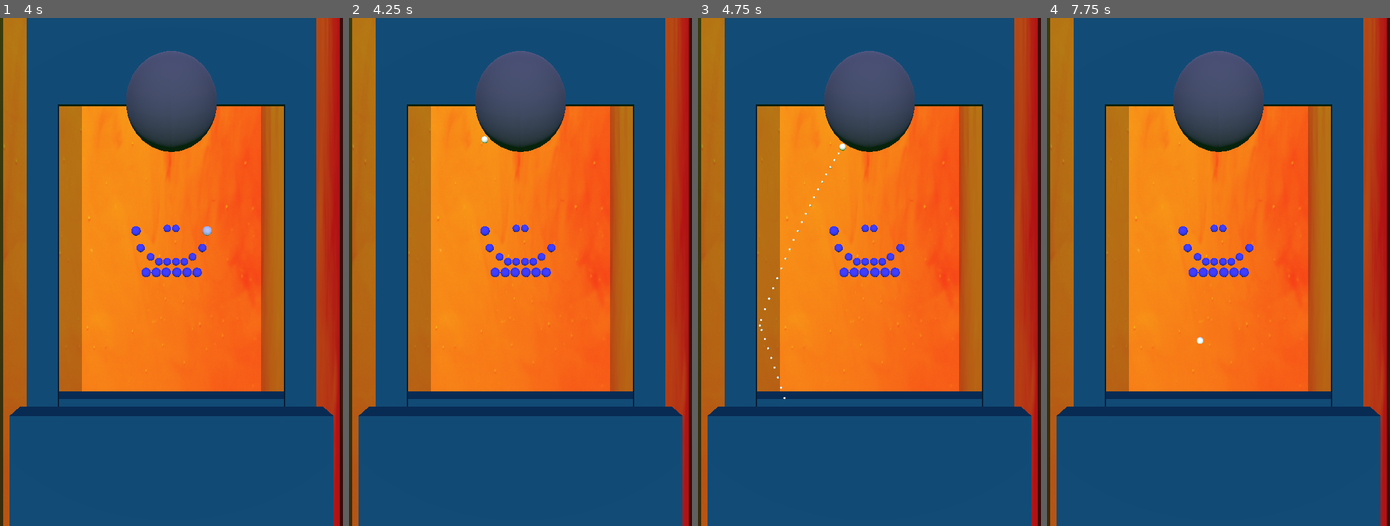
Above: before the commit, frames 1-4 (left to right).
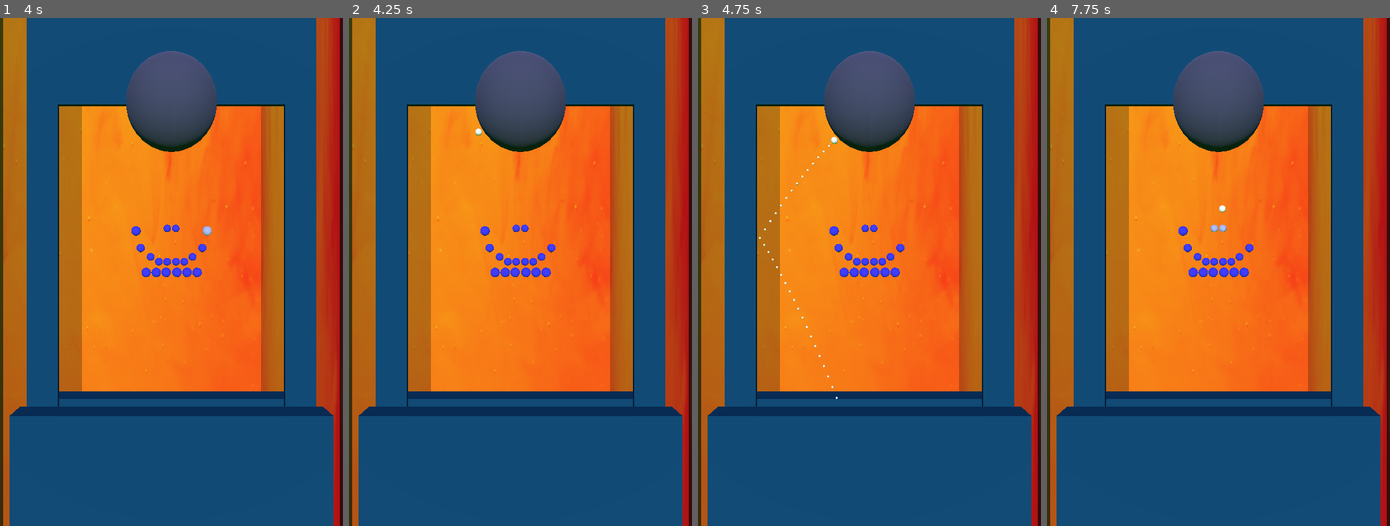
Above: after the commit, the same moments.

Repository: beothorn/librethrow
Game: Godot game, scene res://playStage/PlayStage.tscn
Same seed, same stepped clock (60 frames per second), same inputs: the game is played once before the commit and once after it.
Inputs (mouse positions are in pixels of both pictures, inside the frame that each line leads up to):
- Up to frame 1 (4 s): tap Enter at 0.5, 2 s; move the mouse to (246, 246) at 0.52 s; click (246, 246) at 0.67 s; tap Space at 1.25, 3.5 s; drag from (102, 297) to (154, 373) at 1.27 s; move the mouse to (205, 160) at 2.02 s; click (205, 160) at 2.17 s; drag from (154, 373) to (68, 195) at 2.77 s; move the mouse to (274, 348) at 3.52 s; click (274, 348) at 3.67 s
- Up to frame 2 (4.25 s): no input
- Up to frame 3 (4.75 s): drag from (766, 195) to (818, 145) at 4.27 s
- Up to frame 4 (7.75 s): tap Enter at 5 s; move the mouse to (1235, 272) at 5.02 s; click (1235, 272) at 5.17 s; tap Space at 5.75 s; drag from (1167, 145) to (1149, 297) at 5.77 s; move the mouse to (1293, 246) at 6.52 s; click (1293, 246) at 6.67 s; drag from (1149, 297) to (1201, 373) at 7.27 s

Frame 1 is identical in both runs. In frame 2, less than 0.1% of the frame differs, in the area x 36-41%, y 21-25%; in frame 3, 0.2%, in the area x 17-44%, y 23-75%; in frame 4, less than 0.1%.

Commit message:
Sensitivity changes according to quadratic function

Diff:
--- a/game/playStage/PlayStage.gd
+++ b/game/playStage/PlayStage.gd
@@ -13,6 +13,9 @@
 export (float) var throw_force = 10
 export (float) var gravity = 9
 export (float) var bounciness = 0.8
+export (float) var aim_sensitivity = 100#this should not be linear, the closer the more precise
+export (float) var rotation_sensitivity = 2
+export (float) var focus_sensitivity = 4
 export (int) var bounce_count = 1
 export (int) var creation_interval = 1
 
@@ -113,10 +116,14 @@
 	if mouse_motion:
 		if mouse_pressed:
 			var pos2d:Vector3 = _screen_position_on_y_axis(event.position)
-			var rotation_speed = 10#bigger is more fine grainded
 			var max_angle = deg2rad(80)
 			var delta = (initial_x - pos2d.x)
-			var drag_delta =  -max(min( delta / rotation_speed, max_angle), -max_angle)
+
+			if delta > 0:
+				delta = max(min( (delta*delta)*focus_sensitivity , 100), -100)
+			else:
+				delta = -max(min( (delta*delta)*focus_sensitivity , 100), -100)
+			var drag_delta =  -max(min( delta / aim_sensitivity, max_angle), -max_angle)
 			var pos_cursor = pos2d.normalized() * aim_circle_radius
 			if pos_cursor.y < maximun_aim_angle:
 				if!rotating_stones:
@@ -130,7 +137,7 @@
 				rotating_stones = false
 
 			if !throwing and rotating_stones and pos2d.y < stones_room_bottom:
-				stones.set_stones_rotation( initial_rotation + (delta/2))
+				stones.set_stones_rotation( initial_rotation + (delta/ rotation_sensitivity))
 
 func _on_ball_hit(obj, ball):
 	if obj.is_in_group("Stone"):
